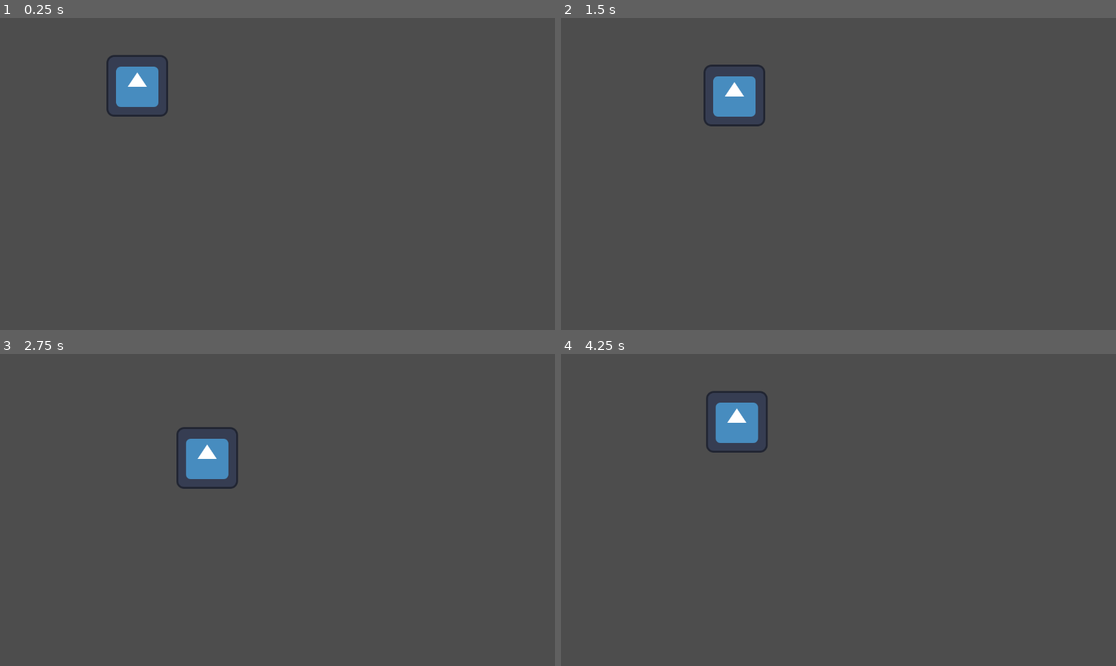
Above: before the commit, frames 1-4 (two rows, left to right).
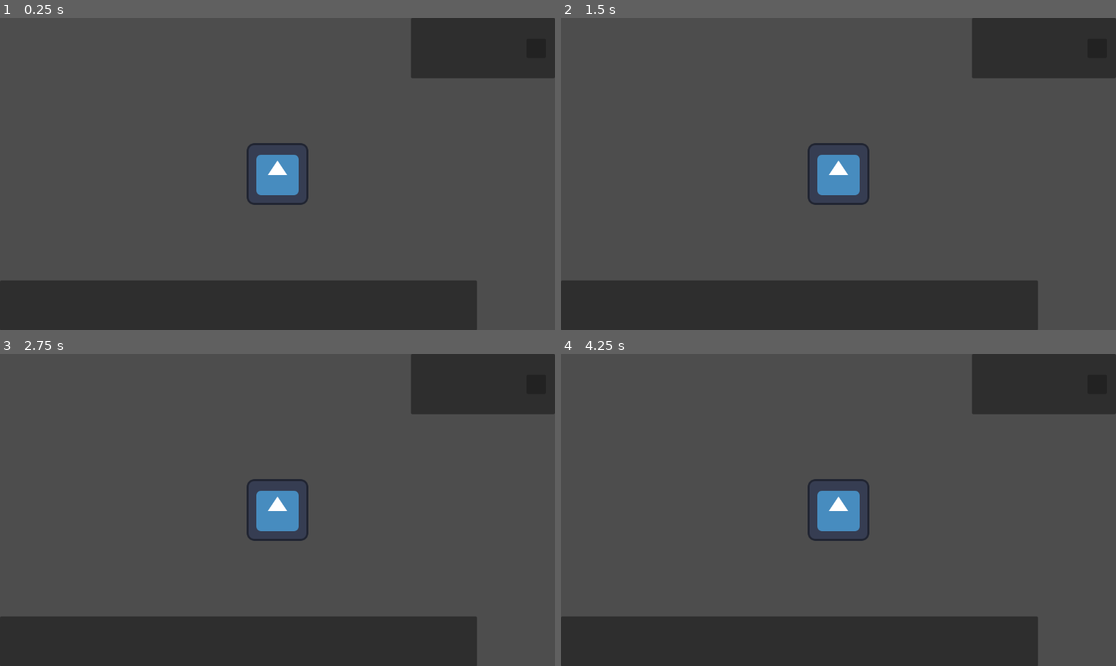
Above: after the commit, the same moments.

Repository: MrPuffyWuff/factory_game
Game: Godot game, scene res://scenes/mainscene.tscn
The game is run twice, just before and just after one commit, with the same random seed, the same clock (stepped at 60 frames per second) and the same inputs. The engine's default icon, where the game draws it, is replaced by a stand-in: a white triangle on a blue panel in a dark square.
Inputs:
- Up to frame 1 (0.25 s): no input
- Up to frame 2 (1.5 s): tap Enter at 0.5 s; hold Right (ui_right) 0.53-1.28 s; hold Down (ui_down) from 1.28 s (still down)
- Up to frame 3 (2.75 s): release Down (ui_down) at 2.03 s; hold Right (ui_right) from 2.03 s (still down)
- Up to frame 4 (4.25 s): release Right (ui_right) at 2.78 s; hold Up (ui_up) 2.78-3.53 s; hold Left (ui_left) from 3.53 s (still down)

The runs differ from the first frame. In frame 1, 21% of the frame differs, in the area x 0-100%, y 0-100%; in frame 2, 21%; in frame 3, 21%; in frame 4, 21%.

Commit message:
GUI Setup
Added mainGUI.tscn
Set an instance of mainGUI.tscn as a child of player.tscn

Diff:
--- /dev/null
+++ b/scenes/mainGUI.tscn
@@ -0,0 +1,40 @@
+[gd_scene format=3 uid="uid://cs4slalkl88rf"]
+
+[node name="GUI" type="Control"]
+layout_mode = 3
+anchor_right = 1.005
+anchor_bottom = 1.011
+offset_right = -5.76001
+offset_bottom = -7.12805
+
+[node name="Panel" type="Panel" parent="."]
+layout_mode = 1
+anchors_preset = 1
+anchor_left = 1.0
+anchor_right = 1.0
+offset_left = -299.0
+offset_bottom = 125.0
+grow_horizontal = 0
+
+[node name="Panel" type="Panel" parent="Panel"]
+layout_mode = 1
+anchors_preset = 6
+anchor_left = 1.0
+anchor_top = 0.5
+anchor_right = 1.0
+anchor_bottom = 0.5
+offset_left = -59.0
+offset_top = -20.0
+offset_right = -19.0
+offset_bottom = 20.0
+grow_horizontal = 0
+grow_vertical = 2
+
+[node name="Panel2" type="Panel" parent="."]
+layout_mode = 1
+anchors_preset = 2
+anchor_top = 1.0
+anchor_bottom = 1.0
+offset_top = -104.0
+offset_right = 990.0
+grow_vertical = 0
--- a/scenes/player.tscn
+++ b/scenes/player.tscn
@@ -1,7 +1,8 @@
-[gd_scene load_steps=4 format=3 uid="uid://dyh8wcbgalpds"]
+[gd_scene load_steps=5 format=3 uid="uid://dyh8wcbgalpds"]
 
 [ext_resource type="Script" path="res://scenes/player.gd" id="1_sfeed"]
 [ext_resource type="Texture2D" uid="uid://4resd2nkxkgr" path="res://icon.svg" id="2_4d425"]
+[ext_resource type="PackedScene" uid="uid://cs4slalkl88rf" path="res://scenes/mainGUI.tscn" id="2_fdqi7"]
 
 [sub_resource type="RectangleShape2D" id="RectangleShape2D_tba1k"]
 size = Vector2(123, 120)
@@ -15,3 +16,18 @@
 [node name="CollisionShape2D" type="CollisionShape2D" parent="."]
 position = Vector2(-0.5, -2)
 shape = SubResource("RectangleShape2D_tba1k")
+
+[node name="Camera2D" type="Camera2D" parent="."]
+
+[node name="GUI" parent="Camera2D" instance=ExtResource("2_fdqi7")]
+anchors_preset = 8
+anchor_left = 0.5
+anchor_top = 0.5
+anchor_right = 0.5
+anchor_bottom = 0.5
+offset_left = -576.0
+offset_top = -324.0
+offset_right = 576.0
+offset_bottom = 325.0
+grow_horizontal = 2
+grow_vertical = 2
Not shown: 1 places in scenes/mainscene.tscn that only renumber resources
